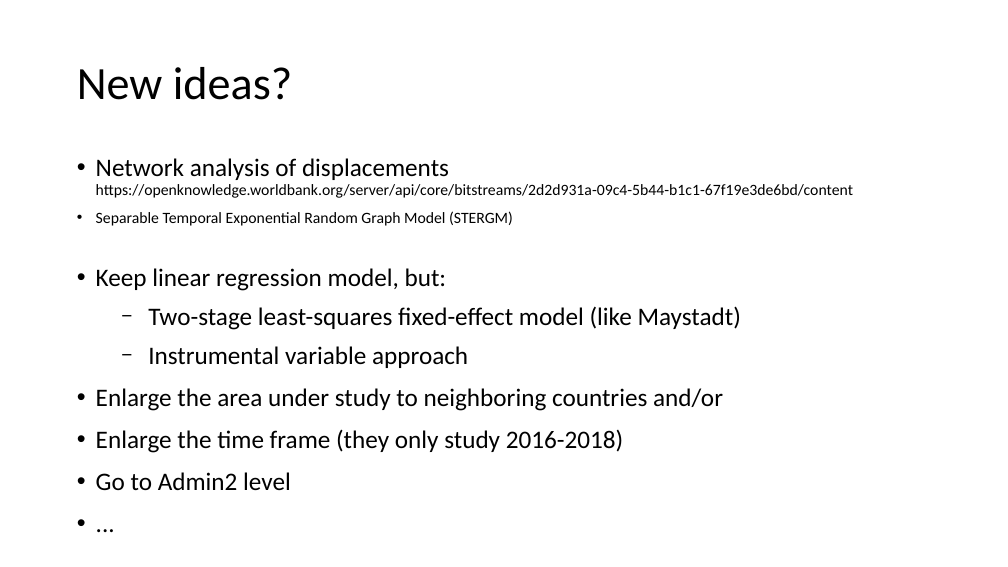
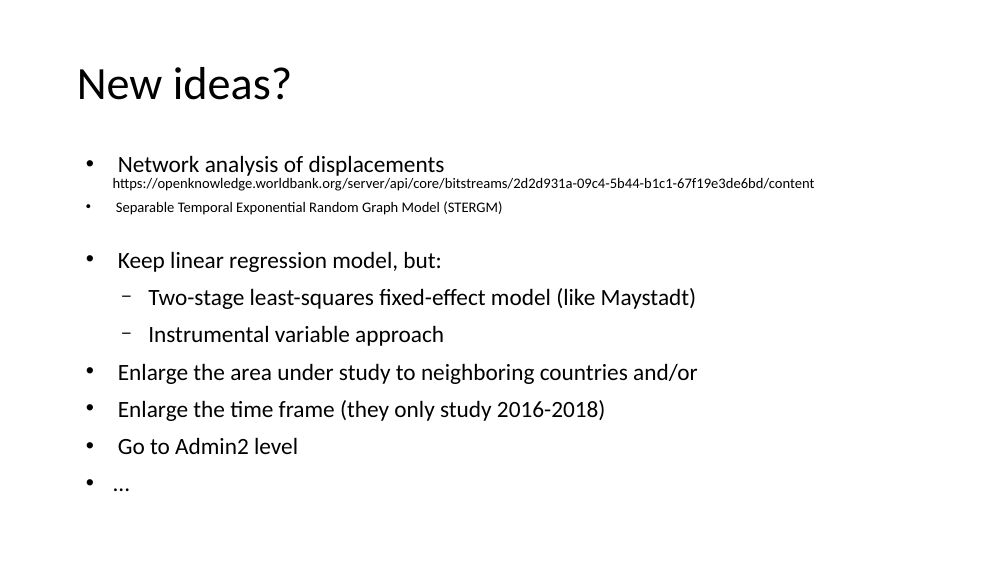
Before and after one commit to saraghivarello/Climate-and-conflict, a slide deck: slide 16 of Weather, conflicts and IDPs in Somalia_isi.odp (slide 15 before the commit). Drawn at 1008x567 pixels with LibreOffice and Linux fonts; fonts in the diff are those of the drawing. Boxes give left, top, right and bottom in pixels: in the first picture for what was removed or moved away, otherwise in the second. Text is boxed around its words. In the diff, an @@ line names an element or a change of style, - is before the commit and + after.

```diff
--- a/Weather, conflicts and IDPs in Somalia_isi.odp
+++ b/Weather, conflicts and IDPs in Somalia_isi.odp
@@ text "Network analysis of displacements https://openknowledge.worl ..." at [113,155,815,454]: size 24 to 22.2 pt in "Network analysis of displacements", "Keep linear regression model, but:", "Two-stage least-squares fixed-effect model (like Maystadt)", "Instrumental variable approach" and 4 more places; size 15 to 13.9 pt in "https://openknowledge.worldbank.org/server/api/core/bitstrea ...", "Separable Temporal Exponential Random Graph Model (STERGM)"; indent changed; line spacing 0.9 to 0.8; more space between paragraphs @@
```
Also in this commit, not shown: 8 other slides changed, 4 slides added, 4 slides removed, 1 other file.
